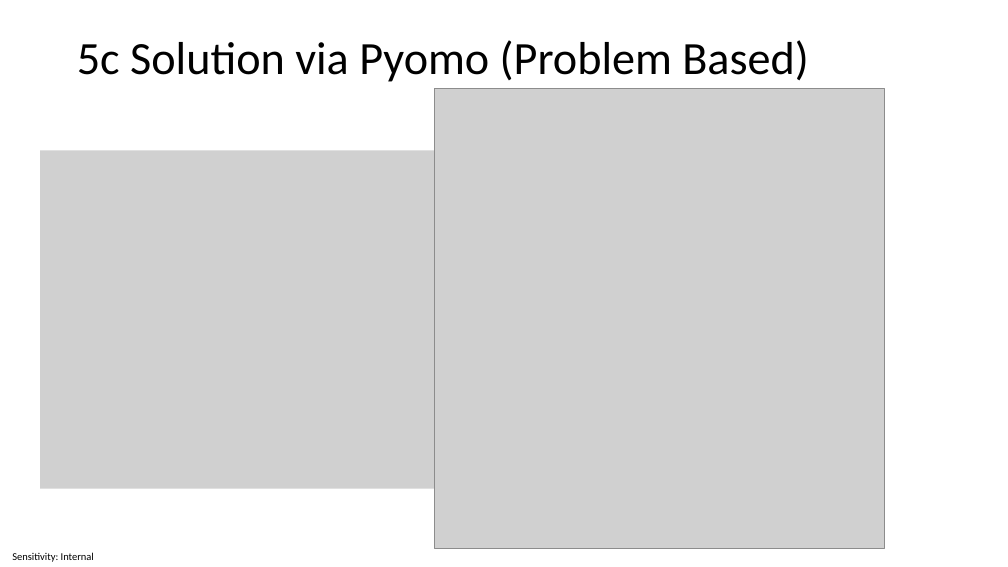
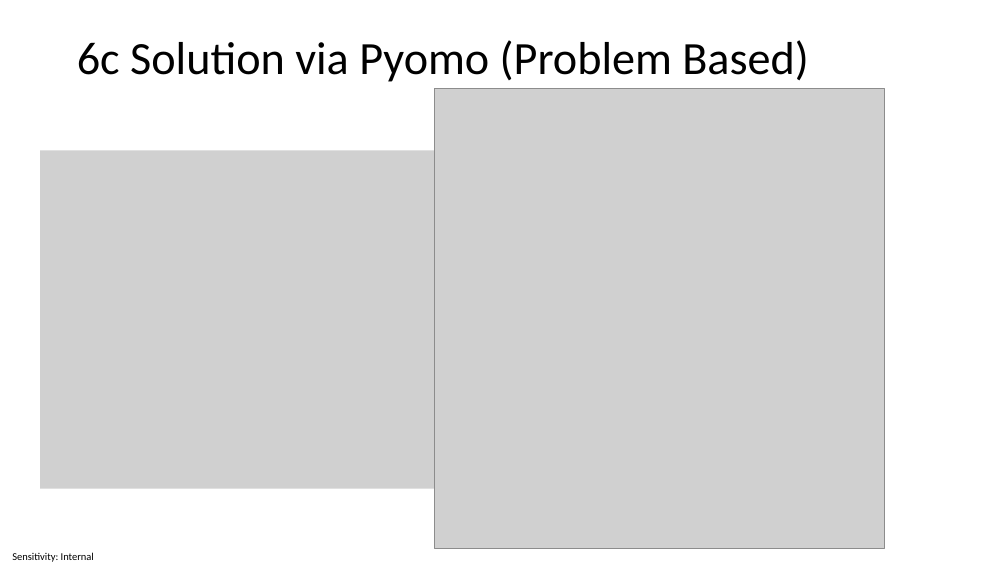
Before and after one commit to ctsallis/operational_research, a slide deck: slide 16 of content/Lectures/Semester 1/Week 03 - Linear Programming 2/1 Lecture/Week 3 - Linear Programming 2.pptx. Drawn at 1008x567 pixels with LibreOffice and Linux fonts; fonts in the diff are those of the drawing; grey boxes stand for pictures. Boxes give left, top, right and bottom in pixels: in the first picture for what was removed or moved away, otherwise in the second. Text is boxed around its words. In the diff, an @@ line names an element or a change of style, - is before the commit and + after.

```diff
--- a/content/Lectures/Semester 1/Week 03 - Linear Programming 2/1 Lecture/Week 3 - Linear Programming 2.pptx
+++ b/content/Lectures/Semester 1/Week 03 - Linear Programming 2/1 Lecture/Week 3 - Linear Programming 2.pptx
@@ title at bbox=[77, 40, 808, 82]: text changed @@
-5c Solution via Pyomo (Problem Based)
+6c Solution via Pyomo (Problem Based)
```
Also in this commit, not shown: 11 other slides changed, 6 other files.
